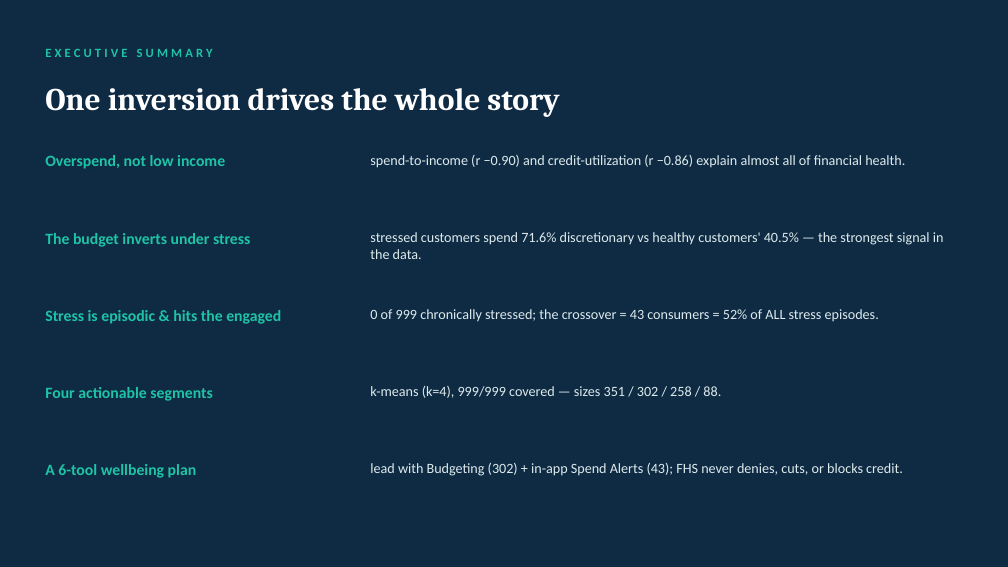
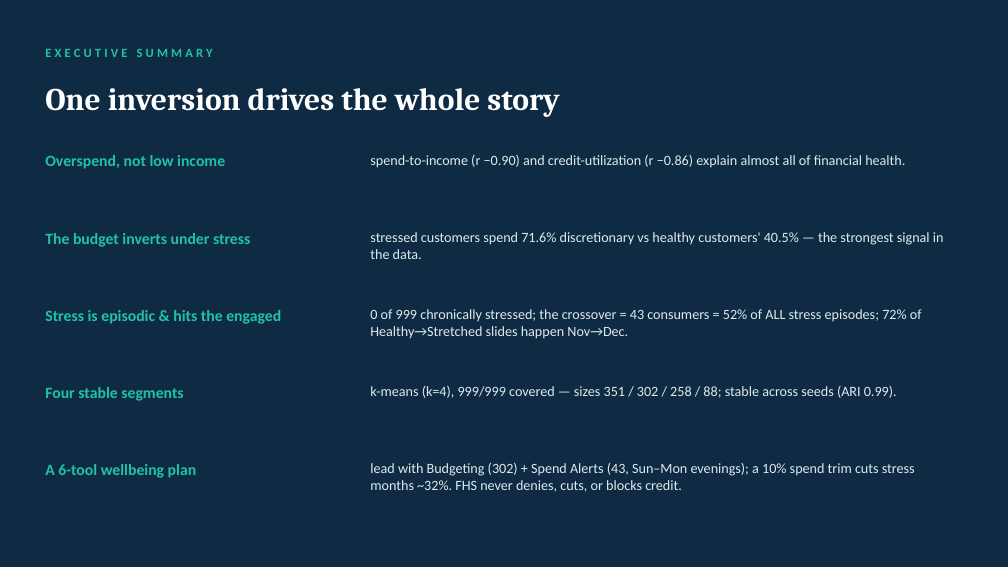
Before and after one commit to thanh-tai-435/BI10GroupYAPPERS, a slide deck: slide 2 of draft/YAPPERS_BI10_R01.pptx. Drawn at 1008x567 pixels with LibreOffice and Linux fonts; fonts in the diff are those of the drawing. Boxes give left, top, right and bottom in pixels: in the first picture for what was removed or moved away, otherwise in the second. Text is boxed around its words. In the diff, an @@ line names an element or a change of style, - is before the commit and + after.

```diff
--- a/draft/YAPPERS_BI10_R01.pptx
+++ b/draft/YAPPERS_BI10_R01.pptx
@@ text at [370, 309, 922, 339]: text changed @@
-0 of 999 chronically stressed; the crossover = 43 consumers = 52% of ALL stress episodes.
+0 of 999 chronically stressed; the crossover = 43 consumers = 52% of ALL stress episodes; 72% of Healthy→Stretched slides happen Nov→Dec.
@@ text at [45, 387, 183, 401]: text changed @@
-Four actionable segments
+Four stable segments
@@ text at [370, 386, 897, 398]: text changed @@
-k-means (k=4), 999/999 covered — sizes 351 / 302 / 258 / 88.
+k-means (k=4), 999/999 covered — sizes 351 / 302 / 258 / 88; stable across seeds (ARI 0.99).
@@ text at [370, 463, 915, 492]: text changed @@
-lead with Budgeting (302) + in-app Spend Alerts (43); FHS never denies, cuts, or blocks credit.
+lead with Budgeting (302) + Spend Alerts (43, Sun–Mon evenings); a 10% spend trim cuts stress months ~32%. FHS never denies, cuts, or blocks credit.
```
Also in this commit, not shown: 12 other slides changed, 6 slides added, 2 slides removed, 25 other files.
